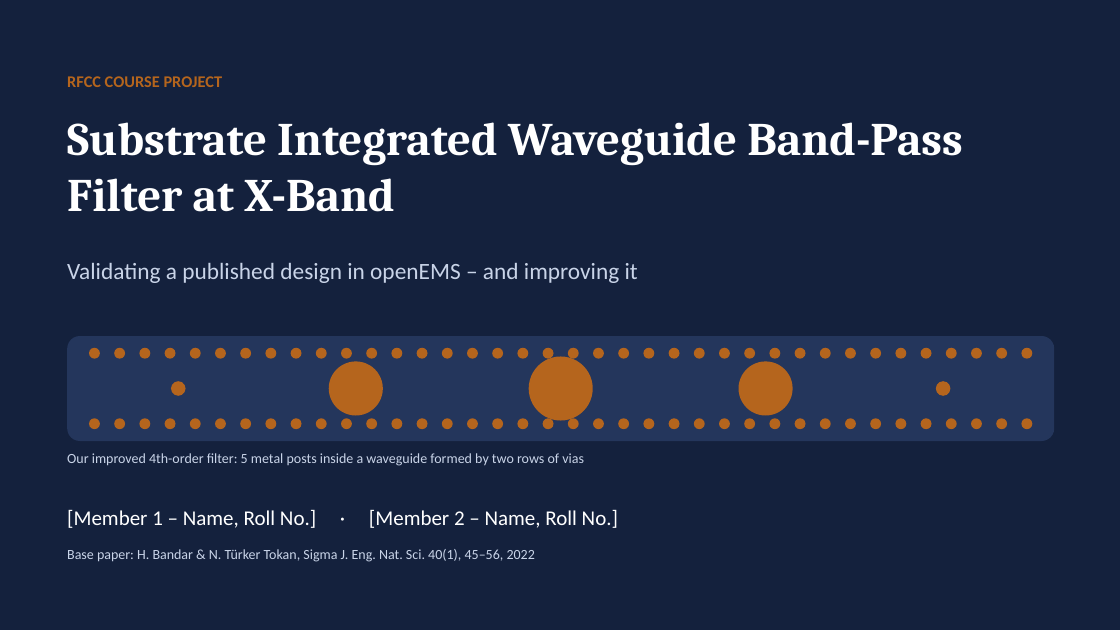
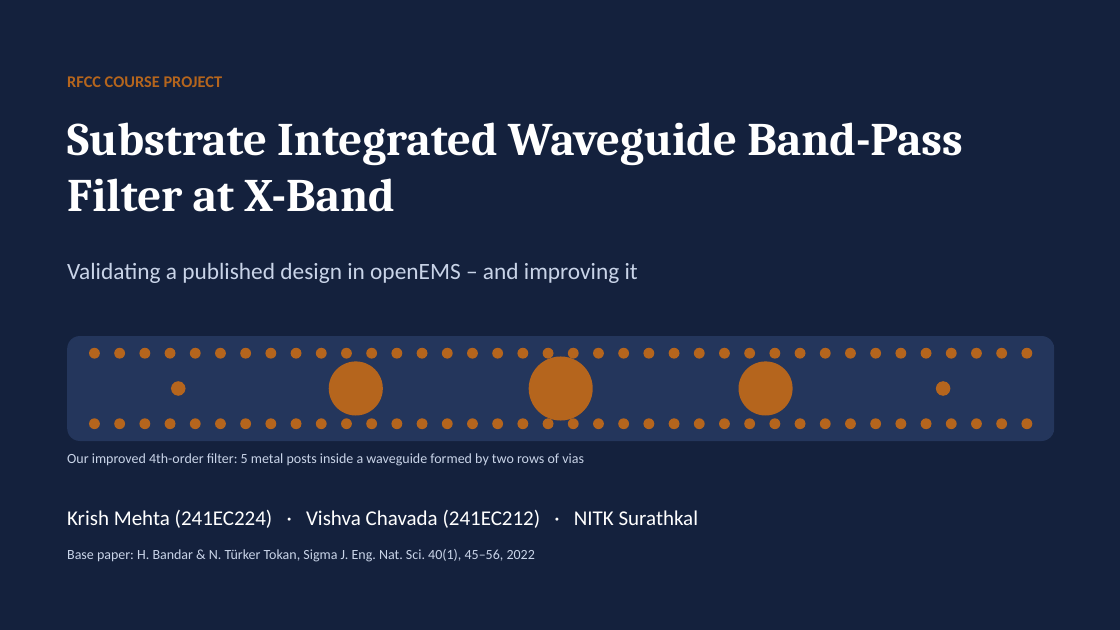
Before and after one commit to krishmehta5760-design/RFCC-Project, a slide deck: slide 1 of 06_Presentation/SIW_Filter_Presentation.pptx. Drawn at 1120x630 pixels with LibreOffice and Linux fonts; fonts in the diff are those of the drawing. Boxes give left, top, right and bottom in pixels: in the first picture for what was removed or moved away, otherwise in the second. Text is boxed around its words. In the diff, an @@ line names an element or a change of style, - is before the commit and + after.

```diff
--- a/06_Presentation/SIW_Filter_Presentation.pptx
+++ b/06_Presentation/SIW_Filter_Presentation.pptx
@@ text at (67,510,699,528): text changed @@
-[Member 1 – Name, Roll No.] · [Member 2 – Name, Roll No.]
+Krish Mehta (241EC224) · Vishva Chavada (241EC212) · NITK Surathkal
```
Also in this commit, not shown: 1 other slide changed, 40 other files.
